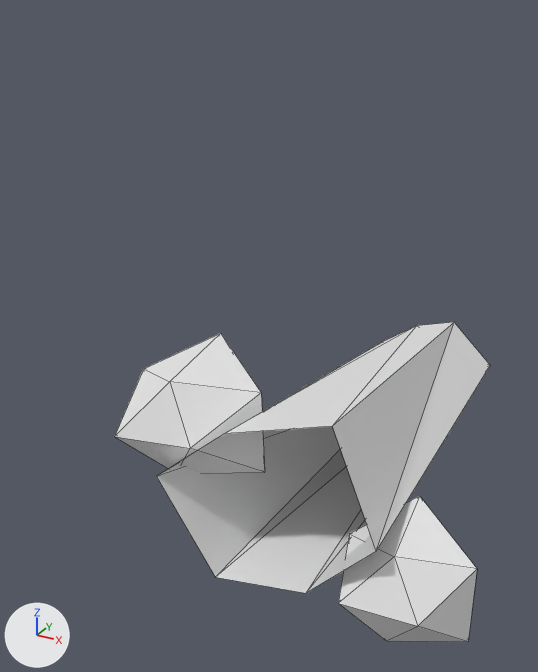
Two versions of the FBX model Assets/_Duskborn/Art/Models/StoneMonolith.fbx, one commit apart.
One viewpoint serves both versions: a camera (50 mm lens) standing at (1.64, -2.94, 2.54) and looking at (-0.35, 0.68, 0.73). Lighting does not change. The marker at lower left points along +X, +Y and +Z. The older version comes first. Mesh edges are drawn as thin lines. Vertices at exactly the same position are counted once.

Objects in the first picture: 'StoneMonolith'.
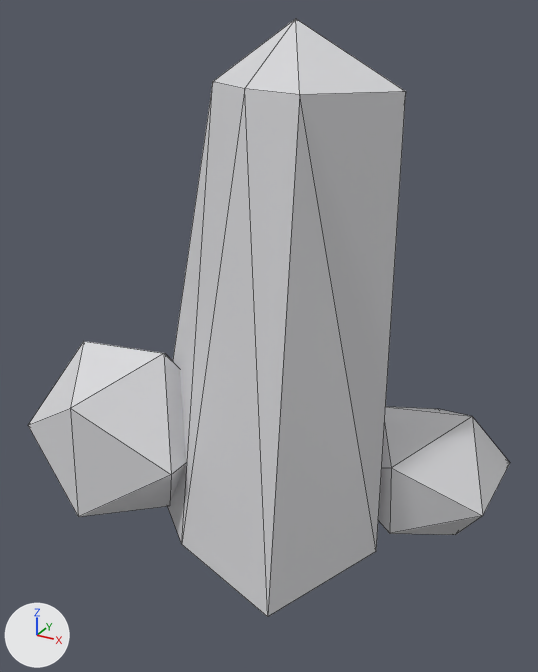
Location of each change, [x1, y1, x2, y2] in pixels of the pictures (538 x 672 px; the box of a moved part takes in the faces that stretch with it):
'StoneMonolith', reshaped, turned
    before: [115, 322, 490, 642]
    after: [28, 19, 510, 617]
part 1 of me_stonemonolith, moved or reshaped
    before: [115, 333, 265, 473]
    after: [28, 341, 186, 517]
part 2 of me_stonemonolith, moved or reshaped
    before: [338, 496, 477, 642]
    after: [378, 407, 510, 535]

The change, as a diff of the scene's bpy script:
```diff
--- a/Assets/_Duskborn/Art/Models/StoneMonolith.fbx.py
+++ b/Assets/_Duskborn/Art/Models/StoneMonolith.fbx.py
@@ me_stonemonolith @@
 # used by ob_stonemonolith; location = (0.0, 0.0, 0.0); scale = (0.01, 0.01, 0.01)
-me_stonemonolith.from_pydata(...)  # 37 vertices, 58 faces; spans x -114.0..111.0, y -3.0..250.0, z -76.0..66.0
-me_stonemonolith.vertices[13].co = (-102.0, 93.0, 20.0)
-me_stonemonolith.vertices[14].co = (-114.0, 45.0, 42.0)  # pixel (143, 368)
-me_stonemonolith.vertices[15].co = (-75.0, 77.0, 63.0)  # pixel (220, 333)
-me_stonemonolith.vertices[16].co = (-53.0, 84.0, 20.0)
-me_stonemonolith.vertices[17].co = (-75.0, 75.0, -21.0)
-me_stonemonolith.vertices[18].co = (-114.0, 45.0, -2.0)
-me_stonemonolith.vertices[19].co = (-27.0, 45.0, 47.0)  # pixel (261, 392)
-me_stonemonolith.vertices[20].co = (-75.0, 20.0, 53.0)  # pixel (169, 381)
-me_stonemonolith.vertices[21].co = (-102.0, -2.0, 20.0)  # pixel (114, 436)
-me_stonemonolith.vertices[22].co = (-75.0, 22.0, -12.0)
-me_stonemonolith.vertices[23].co = (-25.0, 45.0, -8.0)  # pixel (264, 472)
-me_stonemonolith.vertices[24].co = (-55.0, 9.0, 20.0)  # pixel (190, 448)
-me_stonemonolith.vertices[25].co = (48.0, 62.0, -40.0)
-me_stonemonolith.vertices[26].co = (38.0, 30.0, -20.0)  # pixel (349, 533)
-me_stonemonolith.vertices[27].co = (70.0, 53.0, 2.0)  # pixel (419, 495)
-me_stonemonolith.vertices[28].co = (90.0, 59.0, -40.0)
-me_stonemonolith.vertices[29].co = (70.0, 50.0, -76.0)
-me_stonemonolith.vertices[30].co = (39.0, 30.0, -59.0)
-me_stonemonolith.vertices[31].co = (110.0, 30.0, -15.0)  # pixel (477, 568)
-me_stonemonolith.vertices[32].co = (70.0, 15.0, -12.0)  # pixel (394, 556)
-me_stonemonolith.vertices[33].co = (47.0, -3.0, -40.0)  # pixel (338, 603)
-me_stonemonolith.vertices[34].co = (70.0, 13.0, -70.0)  # pixel (386, 640)
-me_stonemonolith.vertices[35].co = (111.0, 30.0, -66.0)  # pixel (468, 641)
-me_stonemonolith.vertices[36].co = (90.0, 2.0, -40.0)  # pixel (417, 626)
+me_stonemonolith.from_pydata(...)  # 37 vertices, 58 faces; spans x -122.0..114.0, y -6.0..250.0, z -80.0..66.0
+# me_stonemonolith part 1
+me_stonemonolith.vertices[13].co = (-100.0, 90.0, 20.0)  # pixel (83, 341)
+me_stonemonolith.vertices[14].co = (-122.0, 45.0, 47.0)  # pixel (27, 425)
+me_stonemonolith.vertices[15].co = (-75.0, 75.0, 60.0)  # pixel (70, 408)
+me_stonemonolith.vertices[16].co = (-47.0, 95.0, 20.0)  # pixel (163, 353)
+me_stonemonolith.vertices[17].co = (-75.0, 73.0, -17.0)  # pixel (165, 353)
+me_stonemonolith.vertices[18].co = (-122.0, 45.0, -6.0)
+me_stonemonolith.vertices[19].co = (-26.0, 45.0, 48.0)  # pixel (171, 474)
+me_stonemonolith.vertices[20].co = (-75.0, 13.0, 64.0)  # pixel (78, 516)
+me_stonemonolith.vertices[21].co = (-100.0, 2.0, 20.0)
+me_stonemonolith.vertices[22].co = (-75.0, 14.0, -21.0)
+me_stonemonolith.vertices[23].co = (-23.0, 45.0, -9.0)
+me_stonemonolith.vertices[24].co = (-50.0, 0.0, 20.0)
+# me_stonemonolith part 2
+me_stonemonolith.vertices[25].co = (49.0, 60.0, -40.0)
+me_stonemonolith.vertices[26].co = (31.0, 30.0, -16.0)
+me_stonemonolith.vertices[27].co = (70.0, 53.0, 2.0)  # pixel (391, 467)
+me_stonemonolith.vertices[28].co = (96.0, 68.0, -40.0)  # pixel (472, 416)
+me_stonemonolith.vertices[29].co = (70.0, 48.0, -73.0)  # pixel (437, 408)
+me_stonemonolith.vertices[30].co = (33.0, 30.0, -63.0)
+me_stonemonolith.vertices[31].co = (112.0, 30.0, -14.0)  # pixel (482, 515)
+me_stonemonolith.vertices[32].co = (70.0, 10.0, -4.0)  # pixel (389, 533)
+me_stonemonolith.vertices[33].co = (48.0, -2.0, -40.0)
+me_stonemonolith.vertices[34].co = (70.0, 8.0, -80.0)
+me_stonemonolith.vertices[35].co = (114.0, 30.0, -67.0)  # pixel (510, 462)
+me_stonemonolith.vertices[36].co = (95.0, -6.0, -40.0)  # pixel (455, 534)
@@ ob_stonemonolith @@
 ob_stonemonolith.location = (0.0, 0.0, 0.0)
+ob_stonemonolith.rotation_euler = (1.571, 0.0, 0.0)  # degrees (90, 0, 0)
 ob_stonemonolith.scale = (0.01, 0.01, 0.01)
```
